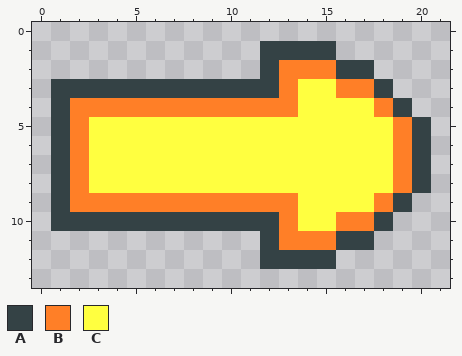
Pixel-art sprite -- assets/misc/reverse_spear.png. Above is the file before it was changed.
The file is 44x28 pixels, drawn in blocks of 2x2; one block is one cell here.
Palette (. is transparent): A #344245  B #ff7f27  C #ffff40
Pixels before, first column x 1:
 1 ...........AAAA.....
 2 ...........ABBBAA...
 3 AAAAAAAAAAAABCCBBA..
 4 ABBBBBBBBBBBBCCCCBA.
 5 ABCCCCCCCCCCCCCCCCBA
 6 ABCCCCCCCCCCCCCCCCBA
 7 ABCCCCCCCCCCCCCCCCBA
 8 ABCCCCCCCCCCCCCCCCBA
 9 ABBBBBBBBBBBBCCCCBA.
10 AAAAAAAAAAAABCCBBA..
11 ...........ABBBAA...
12 ...........AAAA.....
The same view after the edit:
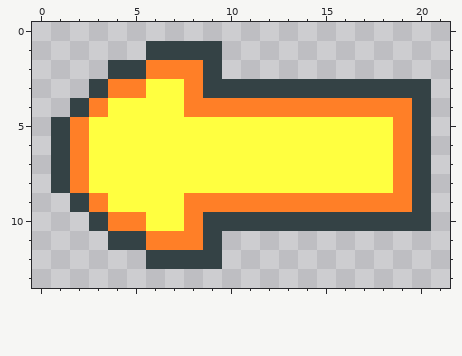
From old to new:
y 1: x 6..9 .... -> AAAA; x 12..15 AAAA -> ....
y 2: x 4..9 ...... -> AABBBA; x 12..17 ABBBAA -> ......
y 3: x 1..2 AA -> ..; x 4..8 AAAAA -> BBCCB; x 13..17 BCCBB -> AAAAA; x 19..20 .. -> AA
y 4: x 1..2 AB -> .A; x 4..7 BBBB -> CCCC; x 14..17 CCCC -> BBBB; x 19..20 A. -> BA
y 9: x 1..2 AB -> .A; x 4..7 BBBB -> CCCC; x 14..17 CCCC -> BBBB; x 19..20 A. -> BA
y 10: x 1..2 AA -> ..; x 4..8 AAAAA -> BBCCB; x 13..17 BCCBB -> AAAAA; x 19..20 .. -> AA
y 11: x 4..9 ...... -> AABBBA; x 12..17 ABBBAA -> ......
y 12: x 6..9 .... -> AAAA; x 12..15 AAAA -> ....
